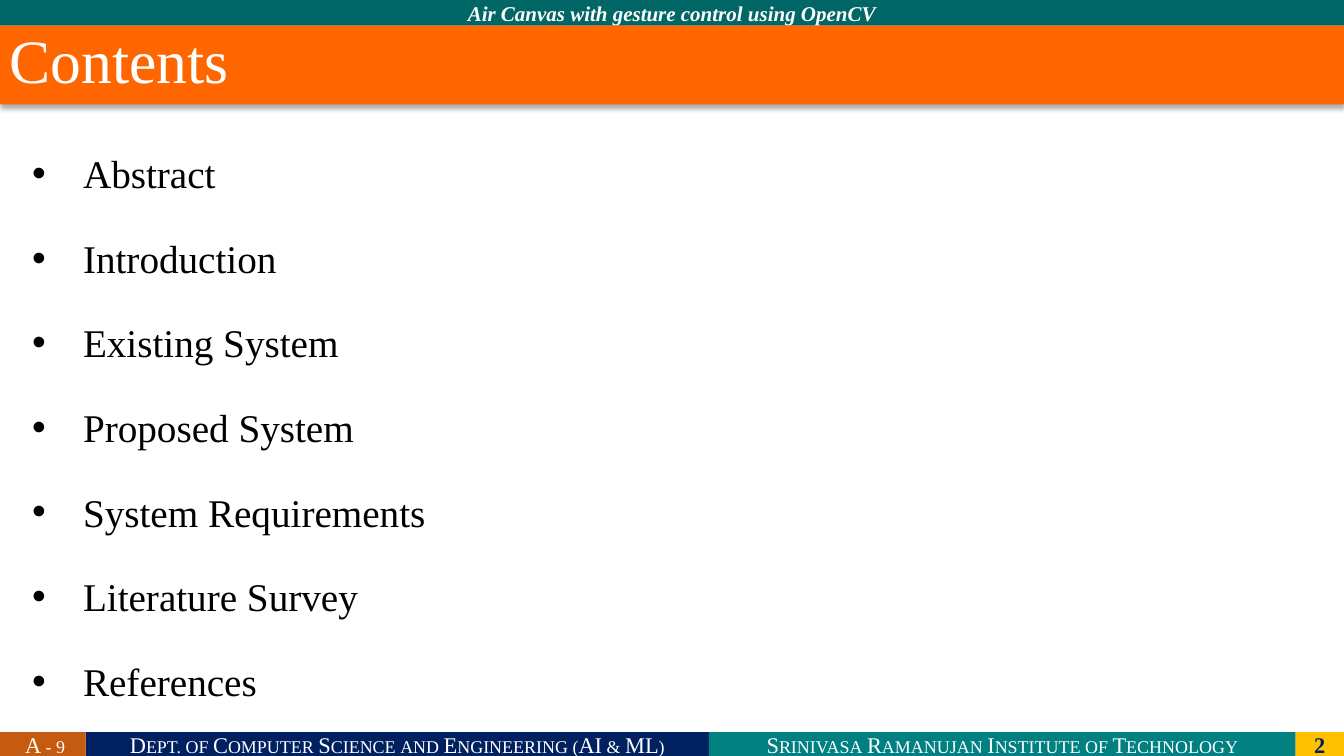
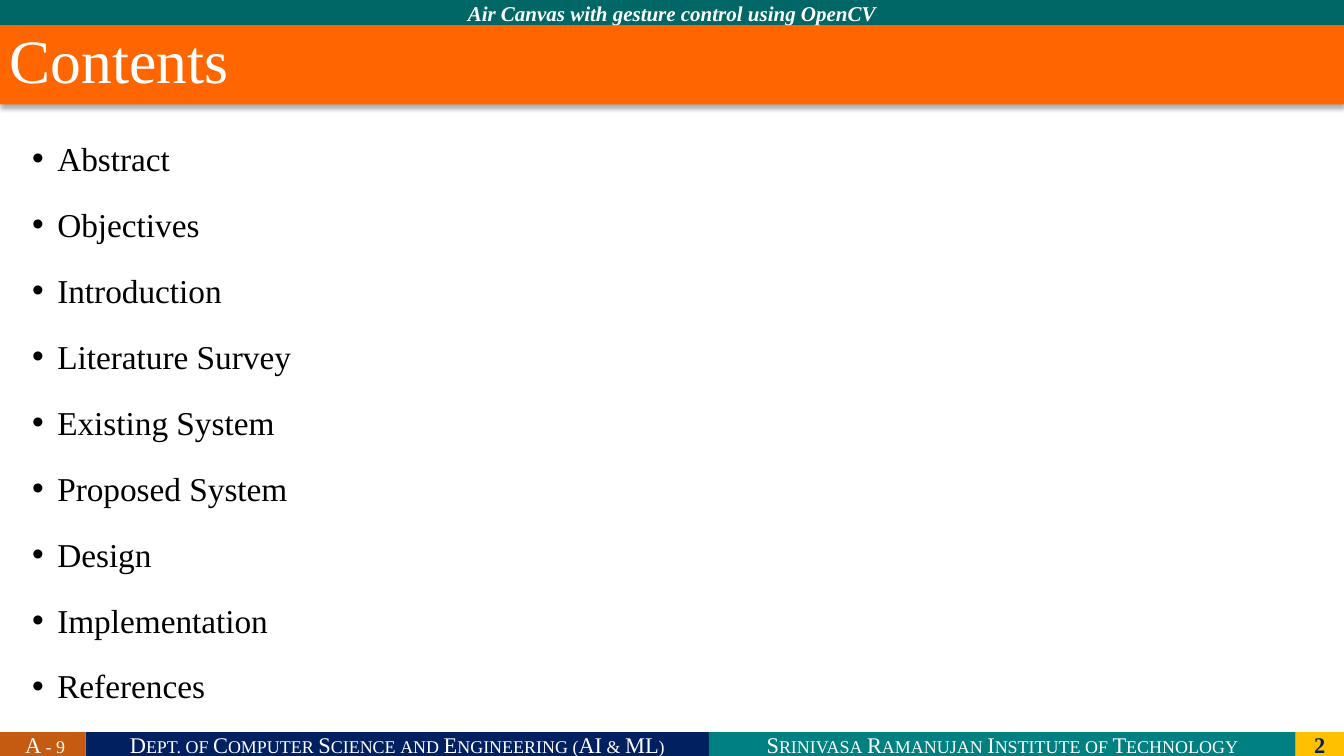
Before and after one commit to 214g1a3332/Project_A9, a slide deck: slide 2 of Review - 0 Template.pptx. Drawn at 1344x756 pixels with LibreOffice and Linux fonts; fonts in the diff are those of the drawing; background and template pictures are left out. Boxes give left, top, right and bottom in pixels: in the first picture for what was removed or moved away, otherwise in the second. Text is boxed around its words. In the diff, an @@ line names an element or a change of style, - is before the commit and + after.

```diff
--- a/Review - 0 Template.pptx
+++ b/Review - 0 Template.pptx
@@ text at (57, 148, 287, 699): size 28 to 23.8 pt in "Abstract", "Introduction", "Existing System", "Proposed System" and 1 more places; indent changed; line spacing 1.5 to 1.3 @@
@@ text at (57, 214, 199, 244): paragraph added @@
+• Objectives
@@ text at (57, 347, 291, 375): paragraph added @@
+• Literature Survey
@@ text at (57, 545, 268, 639): text changed; size 28 to 23.8 pt @@
-• System Requirements
-• Literature Survey
+• Design
+• Implementation
```
Also in this commit, not shown: 4 other slides changed, 9 slides added, 1 slide removed, 2 other files.
